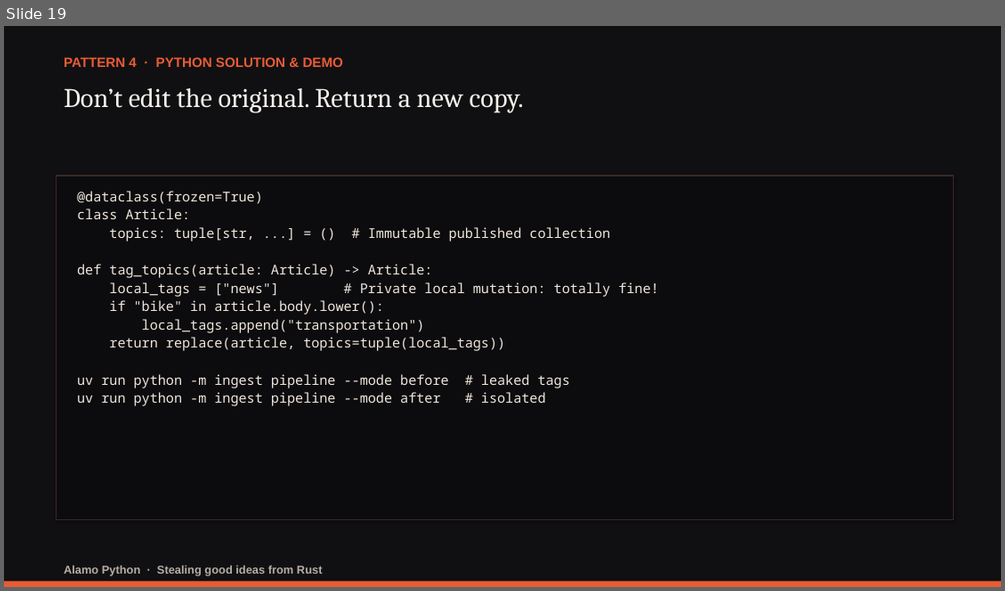
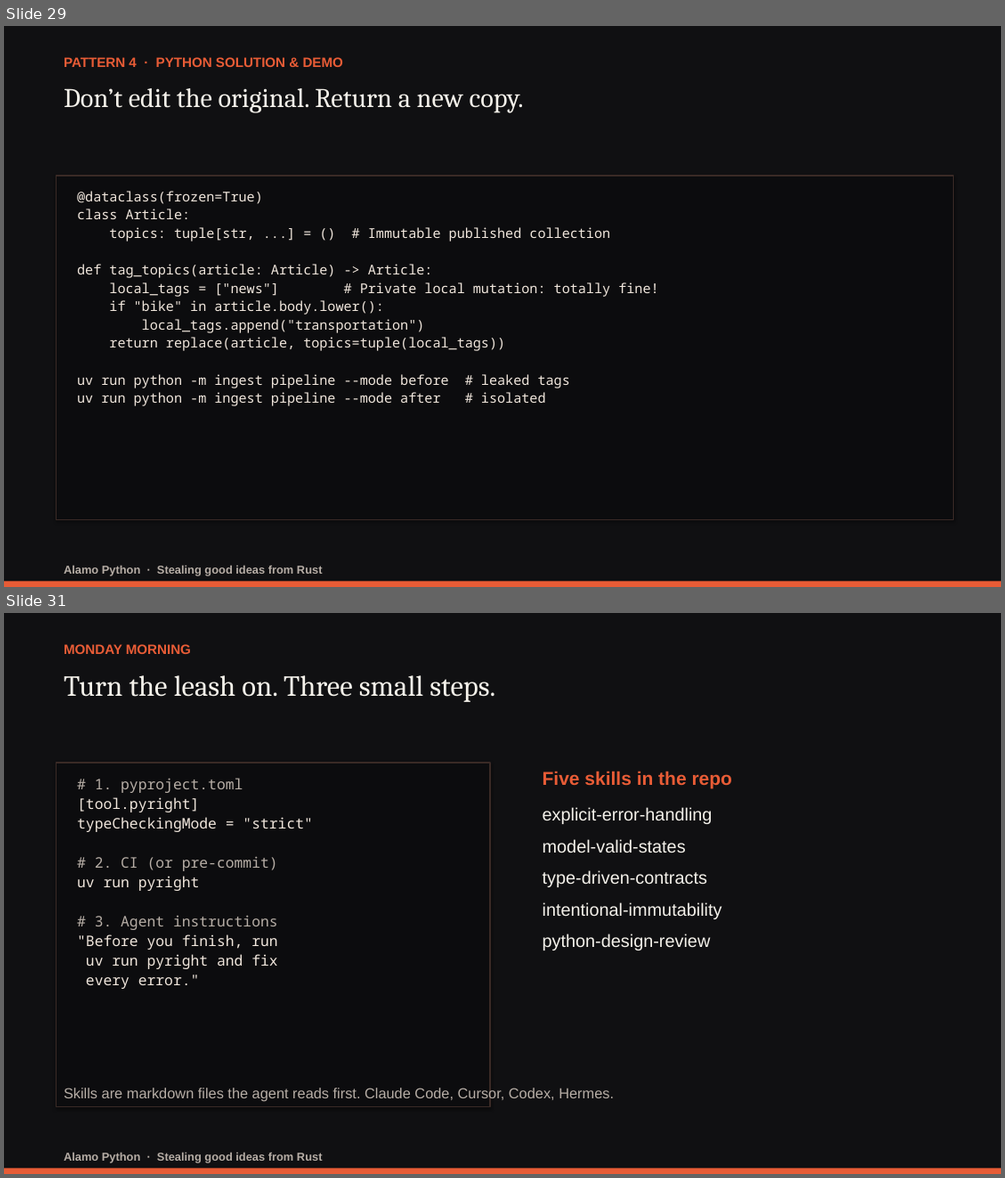
Before and after one commit to darwing1210/thinking-in-rust-writing-in-python, a slide deck: presentation/stealing-good-ideas-from-rust.pptx. Shown one above the other, each under a label of ours: slide 19 before the commit, slides 29 and 31 after it; the slides between them are not shown. The pictures are 1005x591 and 1005x1178 pixels, drawn with LibreOffice and Linux fonts; fonts in the diff are those of the drawing. Boxes give left, top, right and bottom in pixels: in the first picture for what was removed or moved away, otherwise in the second. Text is boxed around its words. In the diff, an @@ line names an element or a change of style, - is before the commit and + after.

Commit message:
Finalize Rust talk deck and script

```diff
--- a/presentation/stealing-good-ideas-from-rust.pptx
+++ b/presentation/stealing-good-ideas-from-rust.pptx
@@ slide 31 added at (4,613,1001,1174), background #101012 @@
@@ text added at (64,644,191,654), 13 pt, text #E85C36, bold @@
+MONDAY MORNING
@@ text added at (64,675,495,702), 28 pt, text #F4F1EA @@
+Turn the leash on. Three small steps.
@@ rectangle added at (57,763,490,1107), fill #0C0C0E, outline #3A2A26 1 pt @@
@@ text added at (542,771,732,788), 18 pt, text #E85C36, bold @@
+Five skills in the repo
@@ text added at (77,778,312,989), 14 pt, text #F0E6DC @@
+# 1. pyproject.toml
+[tool.pyright]
+typeCheckingMode = "strict"
+# 2. CI (or pre-commit)
+uv run pyright
+# 3. Agent instructions
+"Before you finish, run
+uv run pyright and fix
+every error."
@@ text added at (542,807,722,950), 17 pt, text #F4F1EA @@
+explicit-error-handling
+model-valid-states
+type-driven-contracts
+intentional-immutability
+python-design-review
@@ text added at (64,1086,614,1102), 14 pt, text #B7AEA6 @@
+Skills are markdown files the agent reads first. Claude Code, Cursor, Codex, Hermes.
@@ rectangle added at (4,1167,1001,1174), fill #E85C36 @@
@@ text added at (64,1151,323,1162), 11 pt, text #B7AEA6, bold @@
+Alamo Python · Stealing good ideas from Rust
@@ what was slide 19 is now slide 29 @@
```
Also in this commit, not shown: 7 slides changed, 11 other slides added, 1 slide removed, 18 other files.
